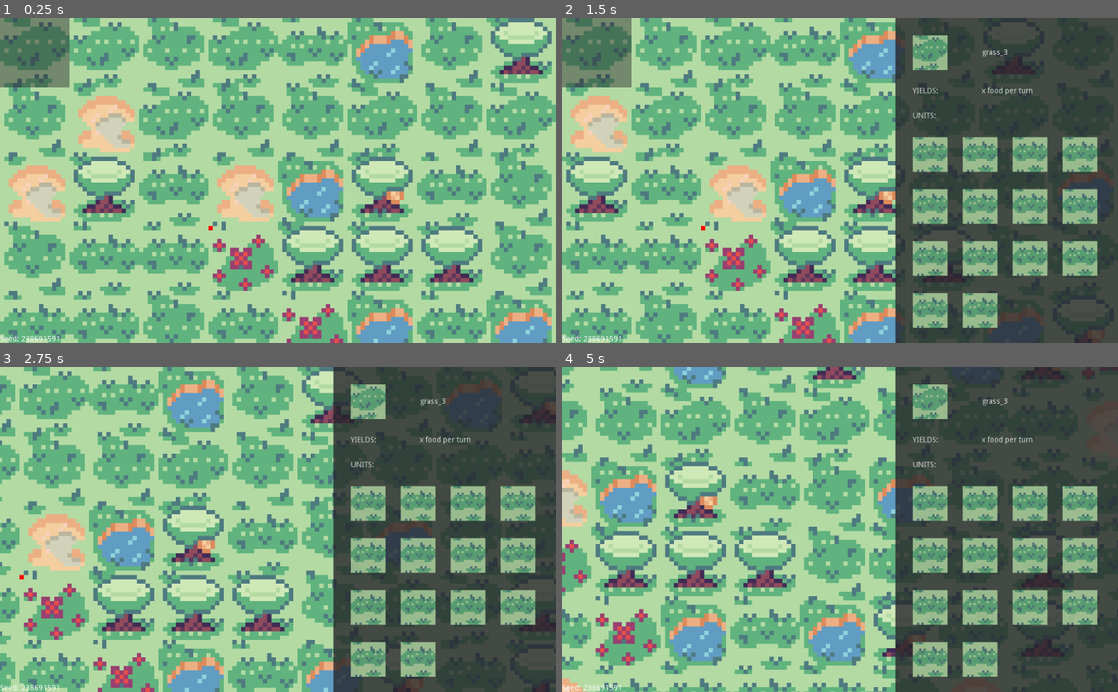
Above: before the commit, frames 1-4 (two rows, left to right).
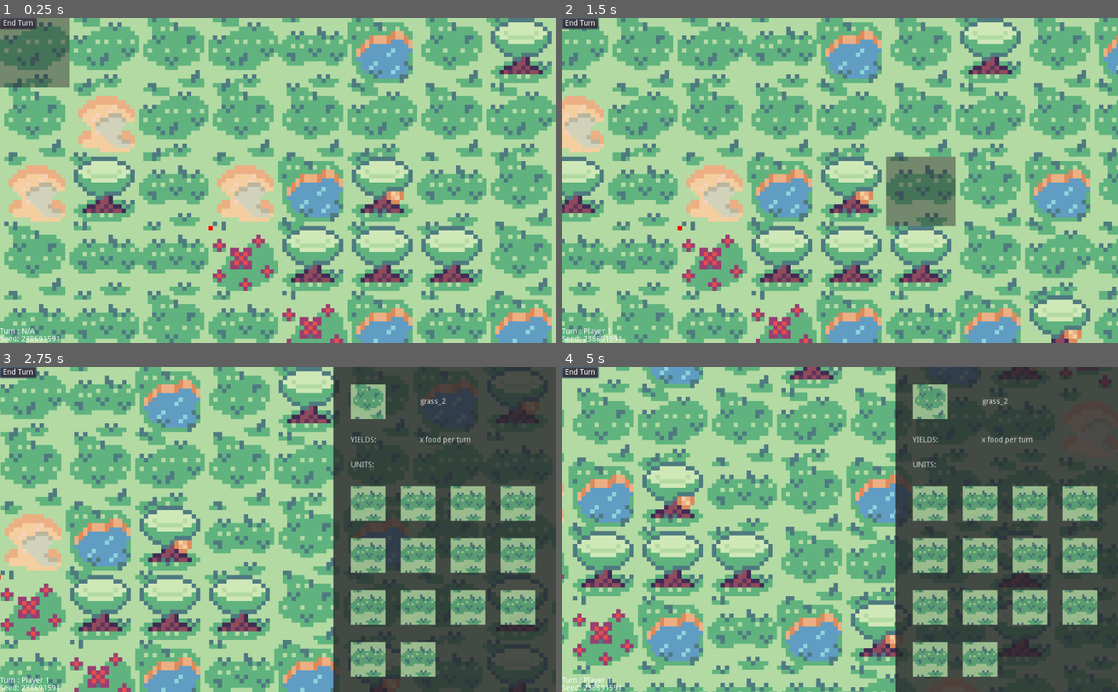
Above: after the commit, the same moments.

Repository: melonbreadjin/formiko
Game: Godot game, scene res://Game.tscn
The game is run twice, just before and just after one commit, with the same random seed, the same clock (stepped at 60 frames per second) and the same inputs.
Inputs (mouse positions are in pixels of both pictures, inside the frame that each line leads up to):
- Up to frame 1 (0.25 s): no input
- Up to frame 2 (1.5 s): click (578, 24) at 0.5 s, where only the run after the commit has a clickable "End Turn"; tap Enter at 1.25 s; move the mouse to (962, 164) at 1.27 s; hold Right (ui_right) from 1.28 s (still down); click (962, 164) at 1.42 s
- Up to frame 3 (2.75 s): release Right (ui_right) at 2 s; drag from (166, 545) to (250, 594) at 2.02 s
- Up to frame 4 (5 s): tap Space at 2.75 s; move the mouse to (895, 458) at 2.77 s; hold Right (ui_right) 2.78-3.5 s; drag from (812, 594) to (673, 480) at 3.52 s; tap Enter at 4.25 s; move the mouse to (1006, 578) at 4.27 s; hold Left (ui_left) from 4.28 s (still down)

The runs differ from the first frame. In frame 1, 0.3% of the frame differs, in the area x 0-7%, y 0-98%; in frame 2, 75%, in the area x 0-100%, y 0-100%; in frame 3, 39%; in frame 4, 38%.

Commit message:
Added turns

Diff:
--- a/Game.tscn
+++ b/Game.tscn
@@ -171,6 +171,18 @@
 "_edit_use_anchors_": false
 }
 
+[node name="TurnLabel" type="Label" parent="CanvasLayer"]
+anchor_top = 1.0
+anchor_bottom = 1.0
+margin_left = 0.198425
+margin_top = -28.2866
+margin_right = 67.1984
+margin_bottom = -14.2866
+text = "Turn : N/A"
+__meta__ = {
+"_edit_use_anchors_": false
+}
+
 [node name="TileHighlight" type="Panel" parent="CanvasLayer"]
 modulate = Color( 1, 1, 1, 0.454902 )
 margin_right = 40.0
@@ -384,6 +396,14 @@
 texture = SubResource( 2 )
 stretch_mode = 1
 
+[node name="EndTurnButton" type="Button" parent="CanvasLayer"]
+margin_right = 12.0
+margin_bottom = 20.0
+text = "End Turn"
+__meta__ = {
+"_edit_use_anchors_": false
+}
+
 [node name="World" type="Node" parent="."]
 
 [node name="TileMap" type="TileMap" parent="World"]
@@ -399,3 +419,5 @@
 anchor_mode = 0
 current = true
 script = ExtResource( 3 )
+
+[connection signal="pressed" from="CanvasLayer/EndTurnButton" to="CanvasLayer" method="_on_EndTurnButton_pressed"]
--- a/Scripts/Game.gd
+++ b/Scripts/Game.gd
@@ -20,9 +20,13 @@
 var active_player : int
 var player_count : int
 
+var _sgn
+
 func _ready() -> void:
 	tilemap = $World/TileMap
 	tileset = tilemap.tile_set
+
+	_sgn = Globals.connect("end_turn", self, "on_end_turn")
 
 	randomize()
 	new_game()
@@ -128,3 +132,7 @@
 				tilemap.set_cell(x, y, tileset.find_tile_by_name("sand"))
 			elif i < worldgen_parameters["CHANCE_PUDDLE"]:
 				tilemap.set_cell(x, y, tileset.find_tile_by_name("puddle"))
+
+func on_end_turn() -> void:
+	active_player = (active_player + 1) % player_count
+	Globals.emit_signal("update_turn", players[active_player][0])
--- a/Scripts/Globals.gd
+++ b/Scripts/Globals.gd
@@ -24,6 +24,9 @@
 signal highlight_tile(pos, off, zoom)
 signal update_seed(rnd_seed)
 
+signal update_turn(player)
+signal end_turn()
+
 signal toggle_sidebar(info)
 
 var world_size : Vector2 = Vector2(16, 16)
--- a/Scripts/UIHandler.gd
+++ b/Scripts/UIHandler.gd
@@ -7,6 +7,7 @@
 	_sgn = Globals.connect("update_seed", self, "on_update_seed")
 	_sgn = Globals.connect("highlight_tile", self, "on_highlight_tile")
 	_sgn = Globals.connect("toggle_sidebar", self, "on_toggle_sidebar")
+	_sgn = Globals.connect("update_turn", self, "on_update_turn")
 
 func on_update_seed(rnd_seed) -> void:
 	$SeedLabel.text = "Seed: %d" % rnd_seed
@@ -37,3 +38,9 @@
 
 		is_sidebar_active = true
 		$Sidebar.visible = true
+
+func on_update_turn(player : String) -> void:
+	$TurnLabel.text = "Turn : %s" % player
+
+func _on_EndTurnButton_pressed() -> void:
+	Globals.emit_signal("end_turn")
